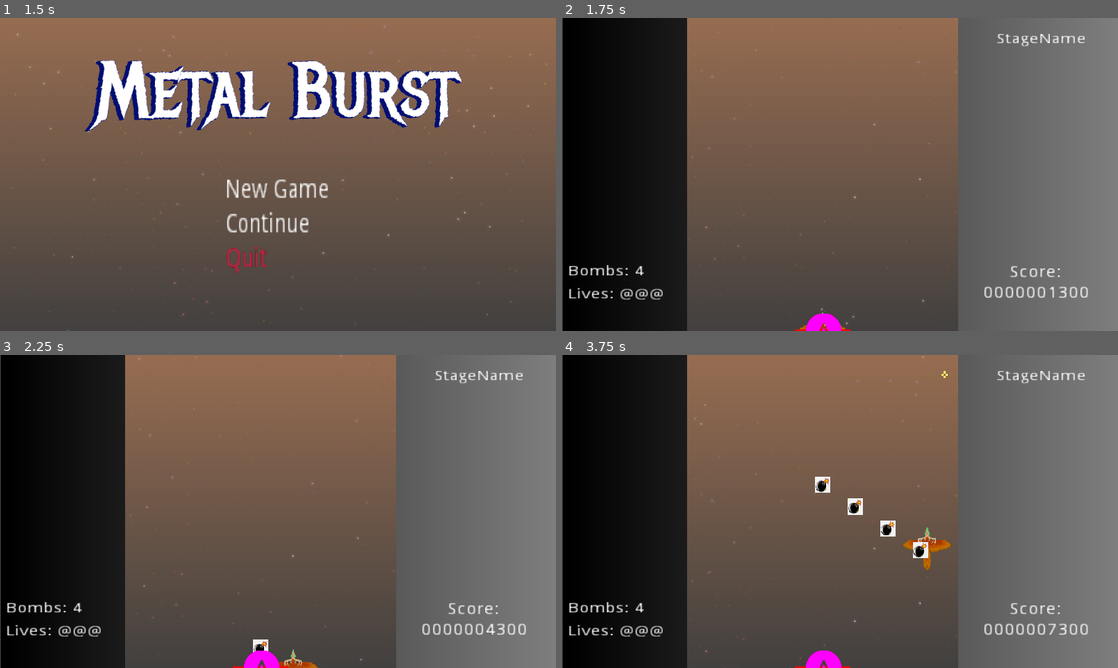
Above: before the commit, frames 1-4 (two rows, left to right).
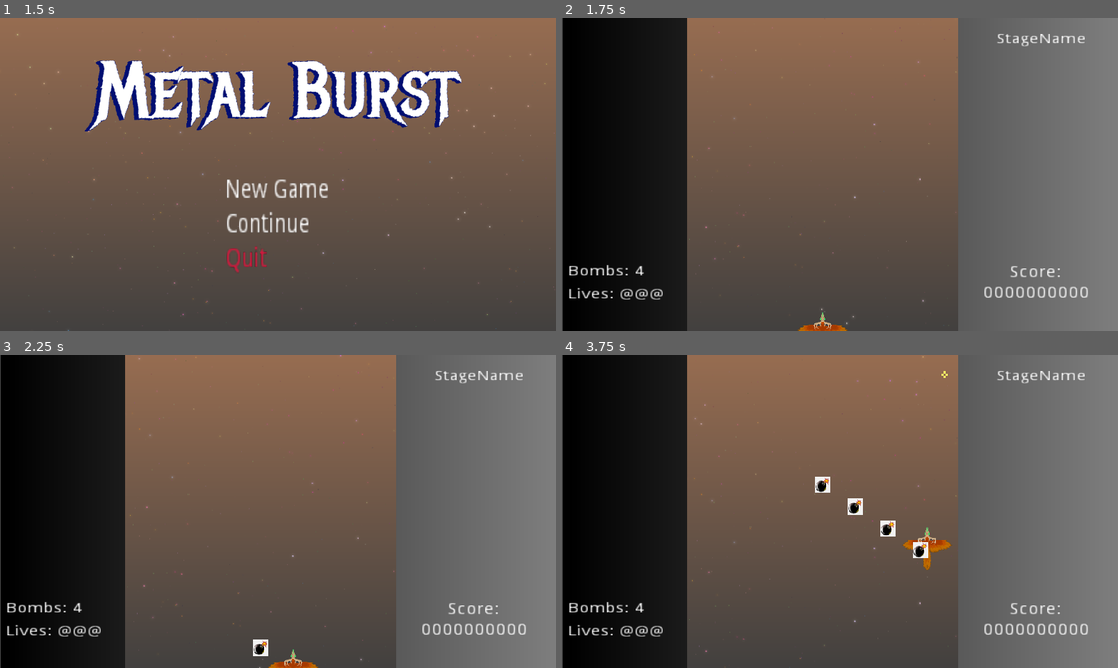
Above: after the commit, the same moments.

Repository: kyperbelt/MetalBurstPGJ
Game: Godot game, scene res://Screens/TitleScreen.tscn
Same seed, same stepped clock (60 frames per second), same inputs: the game is played once before the commit and once after it. The engine's default icon, where the game draws it, is replaced by a stand-in: a white triangle on a blue panel in a dark square.
Inputs:
- Up to frame 1 (1.5 s): tap Enter (ui_accept) at 0.5, 0.77 s; hold D (move_right) 0.53-1.28 s; hold Space (fire) 0.53-1.28 s; hold S (move_down) from 1.28 s (still down); tap Shift (move_slower) at 1.35 s
- Up to frame 2 (1.75 s): keep holding S (move_down); tap Enter (ui_accept) at 1.52 s
- Up to frame 3 (2.25 s): release S (move_down) at 2.03 s; hold D (move_right) from 2.03 s (still down); hold X (player_bomb) from 2.03 s (still down)
- Up to frame 4 (3.75 s): release D (move_right) at 2.78 s; release X (player_bomb) at 2.78 s; hold W (move_up) 2.78-3.53 s; tap Space (fire) at 2.85 s; tap Enter (ui_accept) at 3.02 s; hold A (move_left) from 3.53 s (still down); hold Shift (move_slower) from 3.53 s (still down)

Frame 1 is identical in both runs. In frame 2, 0.4% of the frame differs, in the area x 41-91%, y 85-100%; in frame 3, 0.4%; in frame 4, 0.4%.

Commit message:
spawn events now scale properly

Diff:
--- a/MetalBurstGame/Stages/TestStage.tscn
+++ b/MetalBurstGame/Stages/TestStage.tscn
@@ -6,6 +6,7 @@
 [ext_resource path="res://placeholder_assets/audio/metal_burst-01.wav" type="AudioStream" id=4]
 [ext_resource path="res://Screens/InformationDisplay.tscn" type="PackedScene" id=5]
 [ext_resource path="res://systems/StageDirector/StageDirector.tscn" type="PackedScene" id=6]
+[ext_resource path="res://systems/StageDirector/Events/SpawnEvent.tscn" type="PackedScene" id=7]
 
 [sub_resource type="Gradient" id=1]
 
@@ -24,21 +25,6 @@
 [node name="SpaceBackground" parent="Level" instance=ExtResource( 3 )]
 position = Vector2( -285.932, 0 )
 
-[node name="Enemy" parent="Level" groups=[
-"Enemy",
-] instance=ExtResource( 2 )]
-position = Vector2( 430.615, -330.138 )
-
-[node name="Enemy2" parent="Level" groups=[
-"Enemy",
-] instance=ExtResource( 2 )]
-position = Vector2( 43.4426, -457.026 )
-
-[node name="Enemy3" parent="Level" groups=[
-"Enemy",
-] instance=ExtResource( 2 )]
-position = Vector2( 372.051, -593.675 )
-
 [node name="LevelOneAudioStreamPlayer" type="AudioStreamPlayer" parent="Level"]
 stream = ExtResource( 4 )
 bus = "LevelOneBus"
@@ -46,12 +32,24 @@
 [node name="InformationDisplay" parent="Level" instance=ExtResource( 5 )]
 
 [node name="StageDirector" parent="." instance=ExtResource( 6 )]
-position = Vector2( 480, 576 )
+position = Vector2( 480, 0 )
+duration = 10.0
 LevelScene = NodePath("../Level")
 hatch_marks = 6
 
 [node name="END" parent="StageDirector" index="1"]
-position = Vector2( -240.503, -3580.95 )
+position = Vector2( 1441.27, -1529.31 )
+scale = Vector2( 15.4849, 7.55271 )
+
+[node name="SpawnEvent" parent="StageDirector" instance=ExtResource( 7 )]
+position = Vector2( 228.915, -519.797 )
+event_time = 3.3989
+spawn_x = 228.915
+
+[node name="Enemy4" parent="StageDirector/SpawnEvent" groups=[
+"Enemy",
+] instance=ExtResource( 2 )]
+position = Vector2( 2.13266, -209.469 )
 [connection signal="tree_entered" from="Level" to="Level" method="_on_Level_tree_entered"]
 [connection signal="tree_exited" from="Level" to="Level" method="_on_Level_tree_exited"]
 
--- a/MetalBurstGame/project.godot
+++ b/MetalBurstGame/project.godot
@@ -14,6 +14,16 @@
 "language": "GDScript",
 "path": "res://Screens/InformationDisplay.gd"
 }, {
+"base": "StageEvent",
+"class": "SpawnEvent",
+"language": "GDScript",
+"path": "res://systems/StageDirector/Events/SpawnEvent.gd"
+}, {
+"base": "Node2D",
+"class": "StageDirector",
+"language": "GDScript",
+"path": "res://systems/StageDirector/StageDirector.gd"
+}, {
 "base": "Node2D",
 "class": "StageEvent",
 "language": "GDScript",
@@ -21,6 +31,8 @@
 } ]
 _global_script_class_icons={
 "InformationDisplay": "",
+"SpawnEvent": "res://placeholder_assets/tools/entity.png",
+"StageDirector": "res://placeholder_assets/tools/director.png",
 "StageEvent": "res://placeholder_assets/class_icons/StageEvent.png"
 }
 
--- a/MetalBurstGame/systems/Engine.gd
+++ /dev/null
@@ -1,97 +0,0 @@
-extends Node
-
-var play_area_width = 0
-var play_area_height = 0
-
-var elapsed : float = 0
-export(float) var max_duration = 20.0
-
-#level
-export(NodePath) var Level
-export(NodePath) var PauseScreen
-
-
-const Background = preload("res://systems/ScrollingBackground.gd")
-const Projectile = preload("res://Objects/Projectile.gd")
-const InformationDisplay = preload("res://Screens/InformationDisplay.gd")
-
-#player
-var player = null
-var informationDisplay : InformationDisplay = null
-func _ready():
-	player = Globals.get_player()
-	player.connect("player_hit",self,"player_hit")
-	$PlayerLayer.add_child(player)
-	set_process(true)
-
-func set_info_display(info_display):
-	informationDisplay = info_display
-	informationDisplay.set_lives(player.lives)
-	informationDisplay.set_score(player.score)
-	informationDisplay.set_bombs(floor(player.bomb_percentage / player.bomb_cost))
-
-func _process(delta):
-	elapsed+=delta
-
-	# just increment the score every 2 seconds for a whole second
-	# while testing.
-	if(int(elapsed) % 2 == 0):
-		player.score+=100
-		informationDisplay.set_score(player.score,true)
-
-	if(Input.is_action_just_pressed(("pause"))):
-		get_node(PauseScreen).show()
-		get_tree().paused = true
-	if(elapsed>=max_duration):
-		elapsed=0
-		#remove player so that it doesnt get freed
-		player.get_parent().remove_child(player) #=================?????
-
-		var code = get_tree().change_scene("res://Screens/GameOverScreen.tscn")
-		if(code != OK):
-			print("failed to change to gameover screen")
-
-#proceess the entities in the level by adding them to engine
-#so that logic works properly
-func pre_process_entities():
-	var level_children = get_node(Level).get_children();
-	for child in level_children:
-		var added : bool = false
-		if(child.is_in_group("Enemy")):
-			print("added "+child.name+" to entitylayer")
-			child.get_parent().remove_child(child)
-			$EntityLayer.add_child(child)
-			added = true
-		if(child is Background):
-			print("added "+child.name+" to background layer")
-			child.get_parent().remove_child(child)
-			$BackgroundLayer.add_child(child)
-			added = true
-		if added :
-			if child.has_method("engine_ready"):
-				child.engine_ready(self)
-
-func add_child(node : Node, legible_unique_name: bool = false):
-	if(node is Projectile):
-		$BulletLayer.add_child(node, legible_unique_name)
-	else:
-		.add_child(node, legible_unique_name)
-
-
-
-func center_player():
-	if(player!=null):
-		player.position.y = play_area_height * .95
-		player.position.x = play_area_width * .5
-		print("player pos set")
-		player.play_area_width = play_area_width;
-		player.play_area_height = play_area_height;
-
-
-func player_hit():
-	if(player.lives <= 0):
-		player.get_parent().remove_child(player)
-		var _ok = get_tree().change_scene("res://Screens/GameOverScreen.tscn")
-	else:
-		informationDisplay.set_lives(player.lives,false)
-	pass
--- a/MetalBurstGame/systems/Engine.tscn
+++ b/MetalBurstGame/systems/Engine.tscn
@@ -1,6 +1,6 @@
 [gd_scene load_steps=3 format=2]
 
-[ext_resource path="res://systems/Engine.gd" type="Script" id=1]
+[ext_resource path="res://systems/StageEngine.gd" type="Script" id=1]
 [ext_resource path="res://Objects/Projectiles.tscn" type="PackedScene" id=3]
 
 [node name="Engine" type="Node"]
--- a/MetalBurstGame/systems/Level.gd
+++ b/MetalBurstGame/systems/Level.gd
@@ -4,6 +4,8 @@
 # Declare member variables here. Examples:
 # var a = 2
 # var b = "text"
+
+onready var stage_engine = $Container/PlayArea/Engine
 
 # Called when the node enters the scene tree for the first time.
 func _ready():
@@ -12,8 +14,6 @@
 	$Container/PlayArea/Engine.set_info_display(get_node("InformationDisplay"))
 
 
-
-
 func _on_Level_tree_entered():
 	$LevelOneAudioStreamPlayer.play()
 
--- a/MetalBurstGame/systems/StageDirector/Events/SpawnEvent.gd
+++ b/MetalBurstGame/systems/StageDirector/Events/SpawnEvent.gd
@@ -1,16 +1,67 @@
+tool
 extends StageEvent
 
+class_name SpawnEvent, "res://placeholder_assets/tools/entity.png"
 
-# Declare member variables here. Examples:
-# var a = 2
-# var b = "text"
+#SIGNALS
 
+#Exports
+export(bool) var override_time = false
+export(float) var spawn_x = 0 setget set_spawn_x,get_spawn_x
+
+
+#VARS
+var prev_y = NAN
+var alpha :float = 0
 
 # Called when the node enters the scene tree for the first time.
 func _ready():
-	pass # Replace with function body.
+	if Engine.editor_hint:
+		update()
+
+func _on_timeline_change():
+	if(!override_time):
+		var sd : StageDirector = director as StageDirector
+		alpha = sd.get_alpha_from_time(event_time)
+		position.y = sd.get_y_from_alpha(alpha)
+		prev_y = position.y
+		set_time_using_alpha(sd.duration)
+
+		#print("timeline changed - position updated")
+		update()
+
+func set_time_using_alpha(duration):
+	var temp = override_time
+	override_time = true
+	event_time = duration * alpha
+	override_time = temp
 
 
-# Called every frame. 'delta' is the elapsed time since the previous frame.
-#func _process(delta):
-#	pass
+func _execute_event():
+	print("SpawnEvent=[event_time:%s spawn_x:%s]" % [event_time,spawn_x])
+	pass
+
+func set_spawn_x(x):
+	spawn_x = x
+	position.x = spawn_x
+
+func get_spawn_x():
+	return spawn_x
+
+
+func set_time(time):
+	if(override_time):
+		.set_time(time)
+
+func _process(_delta):
+	if(Engine.editor_hint):
+		if(spawn_x!=position.x):
+			spawn_x = position.x
+		if(!override_time && position.y != prev_y):
+			prev_y = position.y
+			var sd : StageDirector = director as StageDirector
+			var ypos = position.y
+			alpha = sd.get_alpha_from_y(position.y)
+			set_time_using_alpha(sd.duration)
+			print("ypos %s | alpha %s " % [ypos, alpha])
+			pass
--- a/MetalBurstGame/systems/StageDirector/Events/SpawnEvent.tscn
+++ b/MetalBurstGame/systems/StageDirector/Events/SpawnEvent.tscn
@@ -1,6 +1,10 @@
-[gd_scene load_steps=2 format=2]
+[gd_scene load_steps=3 format=2]
 
 [ext_resource path="res://systems/StageDirector/Events/SpawnEvent.gd" type="Script" id=1]
+[ext_resource path="res://placeholder_assets/tools/star.png" type="Texture" id=2]
 
 [node name="SpawnEvent" type="Node2D"]
 script = ExtResource( 1 )
+
+[node name="placeholder" type="Sprite" parent="."]
+texture = ExtResource( 2 )
--- a/MetalBurstGame/systems/StageDirector/Indicators/END.gd
+++ b/MetalBurstGame/systems/StageDirector/Indicators/END.gd
@@ -13,7 +13,7 @@
 	pass # Replace with function body.
 
 
-func _process(delta):
+func _process(_delta):
 	if(last_position!=position):
 		last_position = Vector2(position)
 		emit_signal("position_changed")
--- a/MetalBurstGame/systems/StageDirector/StageDirector.gd
+++ b/MetalBurstGame/systems/StageDirector/StageDirector.gd
@@ -1,20 +1,36 @@
+
 tool
 extends Node2D
 
+const EDITOR_DESC = \
+"""Stage Director in charge of executing events that control
+the flow of the game.
+These include but are not limited to spawning enemies, displaying alerts,
+and even ending the level/stage if it has taken too long.
 
-#PRELOAD
+
+@jonathan camarena
+"""
+
+class_name StageDirector, "res://placeholder_assets/tools/director.png"
+
+#CONSTS
 const StageEvent = preload("res://systems/StageDirector/StageEvent.gd")
 const END_NODE = preload("res://systems/StageDirector/Indicators/END.tscn")
 
+
+
 #SIGNALS
 signal duration_exceeded #Duration of level exeeded
+signal timeline_changed #the position of the timeline was moved so children must recalculate themselves accordingly
 
 #EDITOR NODES
 onready var start = $START
 onready var end = $END
 
 #EXPORT OPTIONS
-export(float,10.0,600.0) var stage_duration
+export(bool) var display_timeline = true
+export(float,10.0,600.0) var duration
 export(NodePath) var LevelScene
 export(int) var hatch_marks = 3
 
@@ -27,30 +43,44 @@
 # Called when the node enters the scene tree for the first time.
 func _ready():
 	if Engine.editor_hint:
-		set("editor_description","HelloWorld")
+		#IN EDITOR
+		set("editor_description",EDITOR_DESC)
 		end.connect("position_changed",self,"end_position_changed")
-		end_position_changed()
+
+		end_position = Vector2(end.position)
+		start_position = Vector2(start.position)
 		if(end.position == start.position):
 			end.position = Vector2(start.position.x,start.position.y - 1000)
 
 	else:
+		#IN GAME
+		start.set_visible(false)
+		end.set_visible(false)
 		set_process(true)
-	pass # Replace with function body.
+		add_all_events_to_queue()
 
 func _draw():
-	draw_line(Vector2(start_position), Vector2(start_position.x,end_position.y), Color.white, 4, true)
-	draw_line(Vector2(start_position.x,end_position.y), Vector2(end_position), Color.red, 6, true)
-	var hatchpos = Vector2(0,0)
-	var hatch_len = 100
-	var hatch_color = Color.red
-	var hatch_width = 4
-	var distance = end_position.y - start_position.y
-	var hatch_dist = distance/(hatch_marks+1)
-	for i in range(hatch_marks):
-		var index = i+1
-		hatchpos = Vector2(start_position.x,end_position.y-hatch_dist*index)
-		draw_line(Vector2(hatchpos.x-hatch_len/2,hatchpos.y), Vector2(hatchpos.x+hatch_len/2,hatchpos.y), hatch_color, hatch_width, true)
-		pass
+	if(Engine.editor_hint):
+		if !LevelScene.is_empty():
+			var level = get_node(LevelScene)
+			var container = level.get_node("Container")
+			var c_pos = Vector2(container.rect_position.x-position.x,container.rect_position.y)
+			var c_size = container.rect_size
+			draw_rect(Rect2(c_pos,c_size),Color.black,true)
+
+		if(display_timeline):
+			draw_line(Vector2(start_position), Vector2(start_position.x,end_position.y), Color.white, 4, true)
+			draw_line(Vector2(start_position.x,end_position.y), Vector2(end_position), Color.red, 6, true)
+			var hatchpos = Vector2(0,0)
+			var hatch_len = 100
+			var hatch_color = Color.red
+			var hatch_width = 4
+			var distance = end_position.y - start_position.y
+			var hatch_dist = distance/(hatch_marks+1)
+			for i in range(hatch_marks):
+				var index = i+1
+				hatchpos = Vector2(start_position.x,end_position.y-hatch_dist*index)
+				draw_line(Vector2(hatchpos.x-hatch_len/2,hatchpos.y), Vector2(hatchpos.x+hatch_len/2,hatchpos.y), hatch_color, hatch_width, true)
 
 
 func end_position_changed():
@@ -58,34 +88,56 @@
 		end.position.y = start.position.y - 1000
 	end_position = Vector2(end.position)
 	start_position = Vector2(start.position)
+	emit_signal("timeline_changed")
 	update()
 
 
 func _process(delta):
 	if(Engine.editor_hint):
-		#in editor
+		#IN_EDITOR
 		position_to_viewport()
 		pass
 	else:
 		#in game
 		elapsed+=delta
-		if(elapsed > stage_duration):
+		if(elapsed > duration):
 			emit_signal("duration_exceeded")
 
-		for i in range(len(stage_events),0):
-			if elapsed > stage_events[i].get_time():
-				stage_events[i].execute()
-				stage_events.remove(i)
+		#print("events size %s | elapsed time : %s | duration: %s" % [len(stage_events),elapsed,duration])
+		for event in stage_events:
+			if elapsed > event.get_time():
+				event._execute_event()
+				stage_events.erase(event)
 
+func get_alpha_from_time(time):
+	return time / duration
+
+func get_dist():
+	return end.position.y - start.position.y
+
+func get_y_from_alpha(alpha):
+	return get_dist() * alpha
+
+func get_alpha_from_y(ypos):
+	return ypos / get_dist()
 
 func add_stage_event(event):
 	stage_events.append(event)
 
 
+func add_all_events_to_queue():
+	for child in get_children():
+		if(child is StageEvent):
+			print(child.get_name()," added to StageEventQueue")
+			add_stage_event(child)
+			remove_child(child)
+			pass
+
 func position_to_viewport():
-	if(!LevelScene.is_empty()):
+
+	if(Engine.editor_hint && !LevelScene.is_empty()):
 		var level = get_node(LevelScene)
 		var container = level.get_node("Container")
 		var c_pos = container.rect_position
 		var c_size = container.rect_size
-		position = Vector2(c_pos.x + c_size.x / 2, c_pos.y + c_size.y)
+		position = Vector2(c_pos.x + c_size.x / 2, c_pos.y )
--- a/MetalBurstGame/systems/StageDirector/StageEvent.gd
+++ b/MetalBurstGame/systems/StageDirector/StageEvent.gd
@@ -3,20 +3,27 @@
 
 class_name StageEvent, "res://placeholder_assets/class_icons/StageEvent.png"
 
-export(bool) var override_time
-var event_time : float = 0;
+export(float)var event_time setget set_time,get_time
 
-func get_time():
-    return self.event_time
-
-func execute_event():
-    return self.event_executable
+onready var director = get_parent()
 
 
 
 func _ready():
-    pass
+	director.connect("timeline_changed",self,"_on_timeline_change")
+
+#override - called ehwn the timeline has changed either in duration or scale
+func _on_timeline_change():
+	pass
+
+func set_time(time):
+	event_time = time
+
+func get_time():
+	return event_time
+
+func _execute_event():
+	pass
 
 func _process(_delta):
-    print("hello")
-    pass
+	pass
--- a/MetalBurstGame/systems/StageEngine.gd
+++ b/MetalBurstGame/systems/StageEngine.gd
@@ -14,7 +14,6 @@
 const Background = preload("res://systems/ScrollingBackground.gd")
 const Projectile = preload("res://Objects/Projectile.gd")
 const InformationDisplay = preload("res://Screens/InformationDisplay.gd")
-const StageDirector = preload("res://systems/StageDirector/StageDirector.gd")
 
 #player
 var player = null
@@ -36,10 +35,9 @@
 
 	# just increment the score every 2 seconds for a whole second
 	# while testing.
-	# if(int(elapsed) % 2 == 0):
-	# 	player.score+=100
-	# 	if(informationDisplay!=null):
-	# 		informationDisplay.set_score(player.score,true)
+#	if(int(elapsed) % 2 == 0):
+#		player.score+=100
+#		informationDisplay.set_score(player.score,true)
 
 	if(Input.is_action_just_pressed(("pause"))):
 		get_node(PauseScreen).show()
@@ -60,7 +58,7 @@
 	for child in level_children:
 		var added : bool = false
 		if(child.is_in_group("Enemy")):
-			print("added "+child.name+" to entitylayer")
+			print("please use SceneDirector SPawnEvents to add to Entities to Stage [failed to add "+child.name+" to entitylayer]")
 			child.get_parent().remove_child(child)
 			$EntityLayer.add_child(child)
 			added = true
--- a/MetalBurstGame/systems/StageEngine.tscn
+++ /dev/null
@@ -1,19 +0,0 @@
-[gd_scene load_steps=3 format=2]
-
-[ext_resource path="res://systems/StageEngine.gd" type="Script" id=1]
-[ext_resource path="res://Objects/Projectiles.tscn" type="PackedScene" id=3]
-
-[node name="StageEngine" type="Node"]
-script = ExtResource( 1 )
-
-[node name="BackgroundLayer" type="Node" parent="."]
-
-[node name="EntityLayer" type="Node" parent="."]
-
-[node name="PlayerLayer" type="Node" parent="."]
-
-[node name="EffectLayer" type="Node" parent="."]
-
-[node name="BulletLayer" type="Node" parent="."]
-
-[node name="BulletSprite" parent="BulletLayer" instance=ExtResource( 3 )]
Not shown: 1 places in MetalBurstGame/Stages/TestStage.tscn that only renumber resources
Binary file added: MetalBurstGame/placeholder_assets/tools/director.png
Not shown, added: MetalBurstGame/placeholder_assets/tools/director.png.import
Binary file added: MetalBurstGame/placeholder_assets/tools/entity.png
Not shown, added: MetalBurstGame/placeholder_assets/tools/entity.png.import
Binary file added: MetalBurstGame/placeholder_assets/tools/star.png
Not shown, added: MetalBurstGame/placeholder_assets/tools/star.png.import
